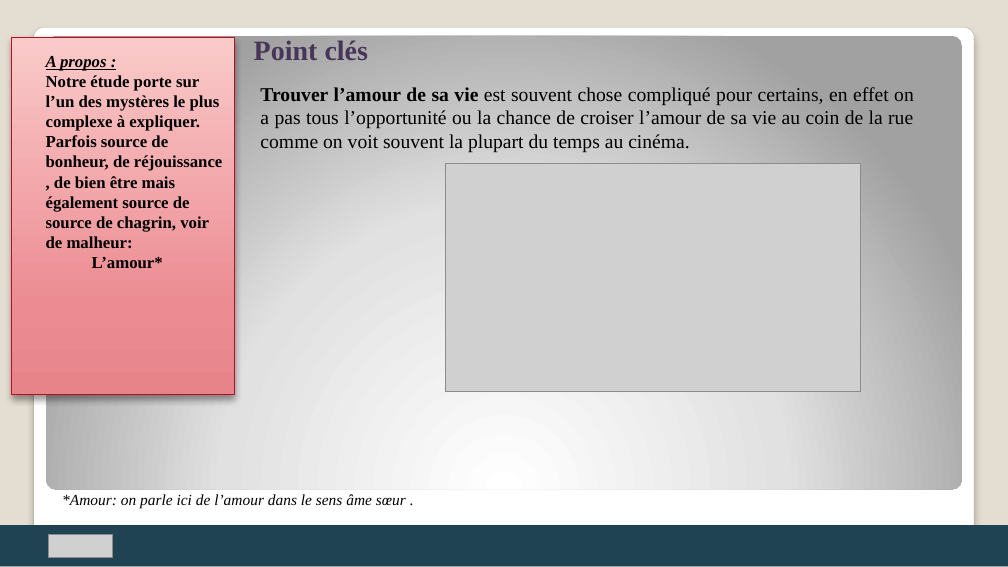
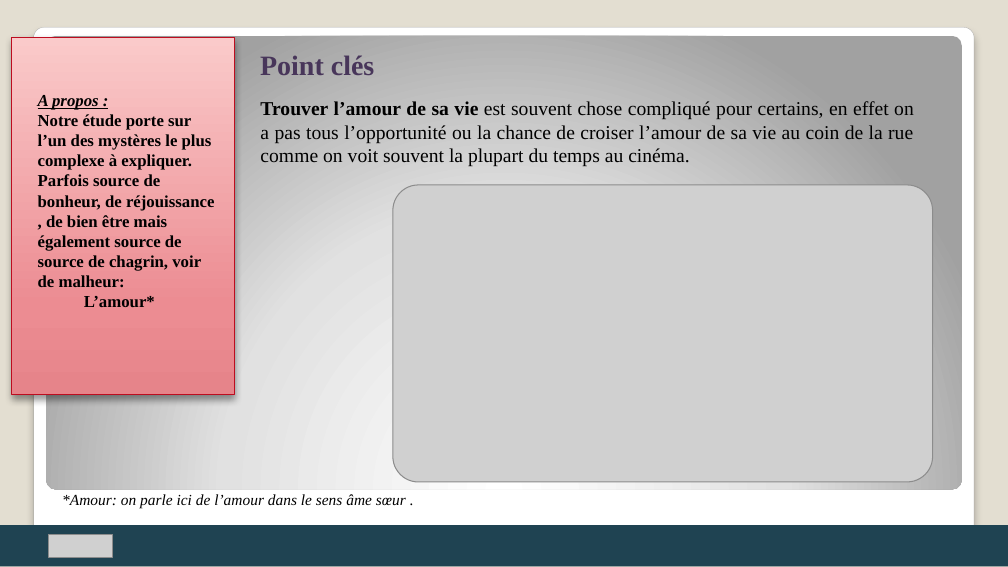
Before and after one commit to ZoziLaMalice/speed_dating, a slide deck: slide 3 of Rendu/Speed-dating.pptx. Drawn at 1008x567 pixels with LibreOffice and Linux fonts; fonts in the diff are those of the drawing; grey boxes stand for pictures. Boxes give left, top, right and bottom in pixels: in the first picture for what was removed or moved away, otherwise in the second. Text is boxed around its words. In the diff, an @@ line names an element or a change of style, - is before the commit and + after.

```diff
--- a/Rendu/Speed-dating.pptx
+++ b/Rendu/Speed-dating.pptx
@@ title "Point clés": place and size @@
-title "Point clés" at <box>254,40,369,60</box>
+title "Point clés" at <box>260,55,375,75</box>
@@ text "A propos :": place and size @@
-text "A propos :" at <box>46,56,222,268</box>
+text "A propos :" at <box>38,95,214,307</box>
@@ text "Trouver l’amour de sa vie ...": place and size @@
-text "Trouver l’amour de sa vie ..." at <box>260,87,914,152</box>
+text "Trouver l’amour de sa vie ..." at <box>260,101,914,166</box>
@@ picture: place and size @@
-picture at <box>446,163,861,392</box>
+picture at <box>393,184,932,482</box>
```
Also in this commit, not shown: 3 other slides changed, 2 other files.
